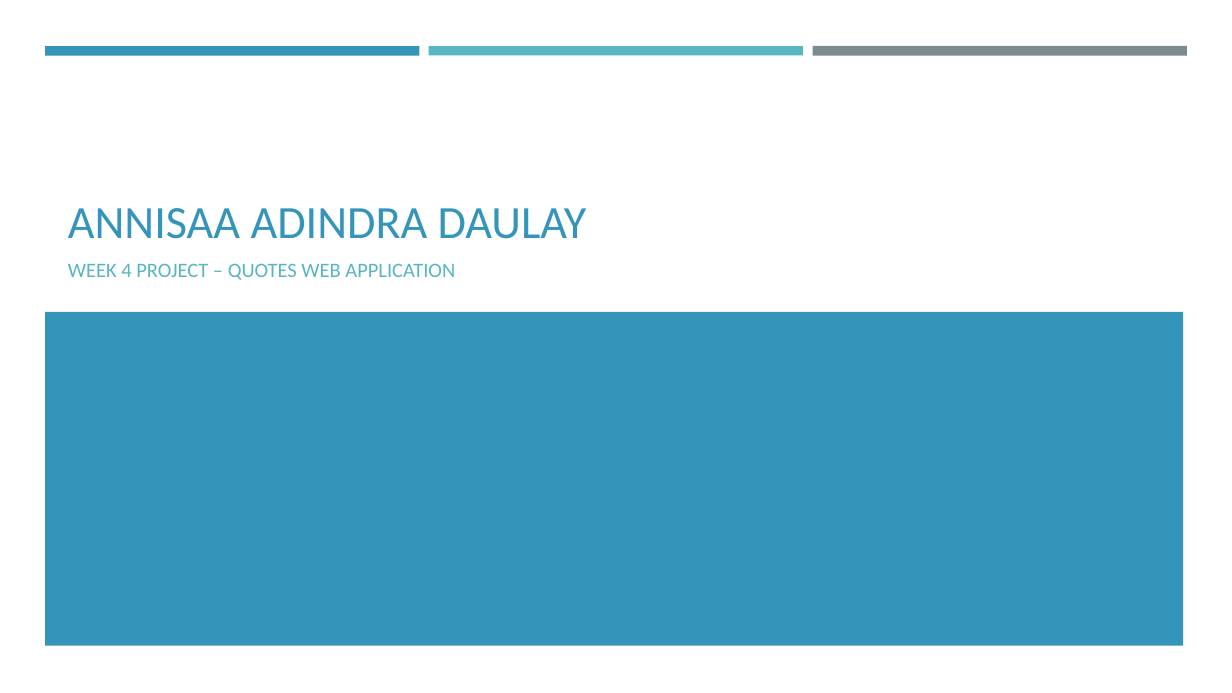
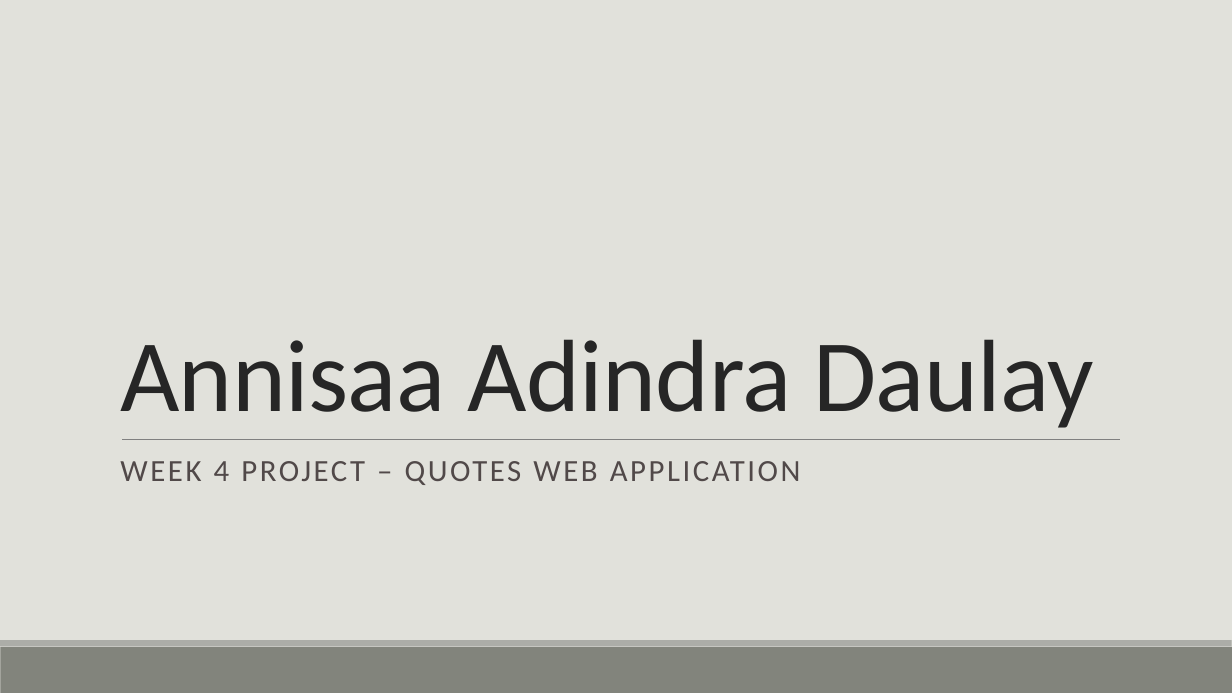
Before and after one commit to annisaaadindra/quotes-web-app, a slide deck: slide 1 of Annisaa Adindra Daulay.pptx. Drawn at 1232x693 pixels with LibreOffice and Linux fonts; fonts in the diff are those of the drawing. Boxes give left, top, right and bottom in pixels: in the first picture for what was removed or moved away, otherwise in the second. Text is boxed around its words. In the diff, an @@ line names an element or a change of style, - is before the commit and + after.

```diff
--- a/Annisaa Adindra Daulay.pptx
+++ b/Annisaa Adindra Daulay.pptx
@@ background #FFFFFF to #E1E1DB @@
@@ rectangle removed at (45, 46, 420, 55) @@
@@ rectangle removed at (429, 46, 803, 55) @@
@@ rectangle removed at (812, 46, 1187, 56) @@
@@ rectangle removed at (45, 311, 1184, 645) @@
@@ title at (120, 339, 1093, 428): text changed; size 36 to 80 pt; text colour #3494BA to #262626 @@
-ANNISAA ADINDRA DAULAY
+Annisaa Adindra Daulay
@@ line added from (122, 439) to (1120, 439), #808080 0.5 pt @@
@@ subtitle "WEEK 4 PROJECT – QUOTES ...": place and size @@
-subtitle "WEEK 4 PROJECT – QUOTES ..." at (68, 263, 455, 280)
+subtitle "WEEK 4 PROJECT – QUOTES ..." at (120, 461, 801, 485)
@@ subtitle "WEEK 4 PROJECT – QUOTES ..." at (120, 461, 801, 485): size 16 to 24 pt, text colour #58B6C0 to #514949, letter spacing 0 to 2 pt; line spacing 1 to 0.9; more space between paragraphs @@
@@ rectangle added at (0, 647, 1232, 693), fill #82847C @@
@@ rectangle added at (0, 640, 1232, 647), fill #ACADA8 @@
```
Also in this commit, not shown: 6 other slides changed, 1 slide added, 1 other file.
